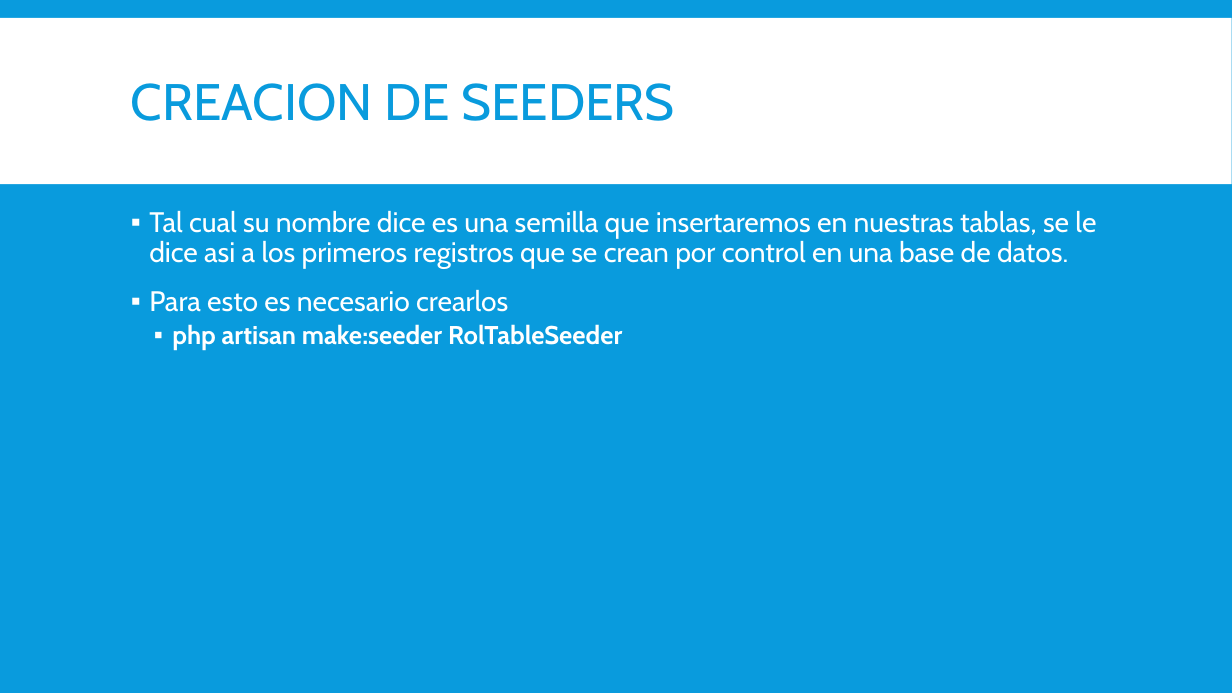
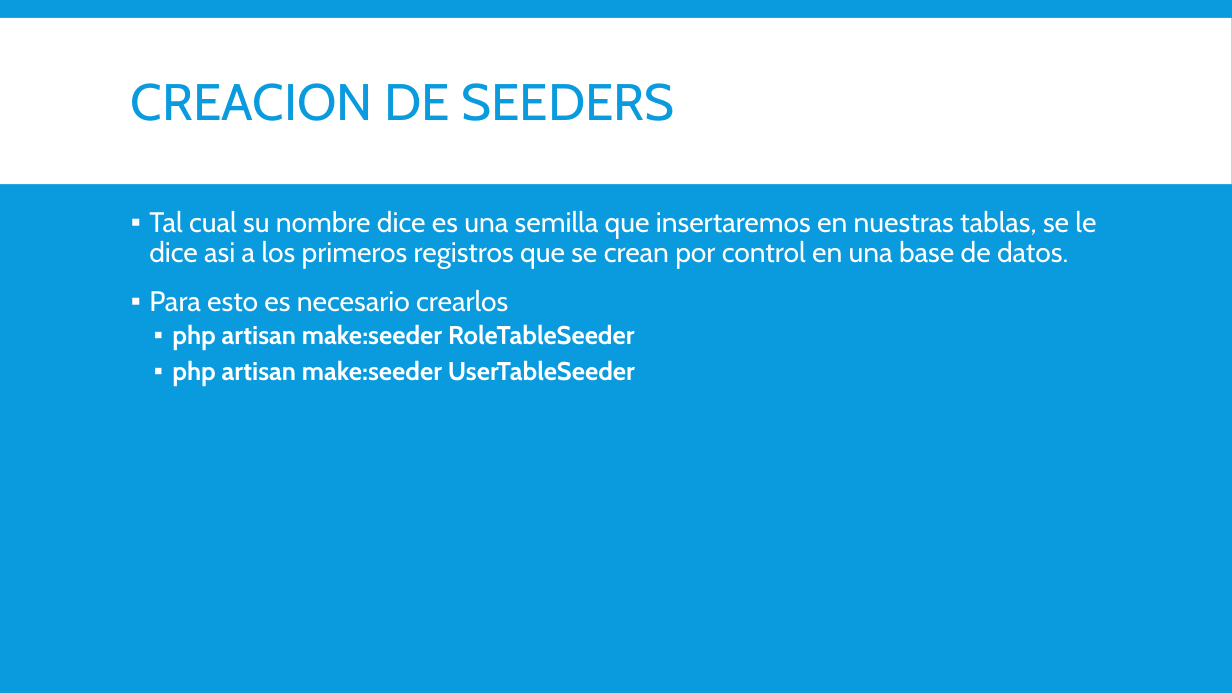
Before and after one commit to magoclown/PAPW2, a slide deck: slide 7 of Presentaciones/Creacion de Roles.pptx. Drawn at 1232x693 pixels with LibreOffice and Linux fonts; fonts in the diff are those of the drawing. Boxes give left, top, right and bottom in pixels: in the first picture for what was removed or moved away, otherwise in the second. Text is boxed around its words. In the diff, an @@ line names an element or a change of style, - is before the commit and + after.

Commit message:
Actualizacion de Creacion de Roles y se agrega proteccion CSRF

```diff
--- a/Presentaciones/Creacion de Roles.pptx
+++ b/Presentaciones/Creacion de Roles.pptx
@@ text at <box>172,324,635,385</box>: text changed @@
-  ▪ php artisan make:seeder RolTableSeeder
+  ▪ php artisan make:seeder RoleTableSeeder
+  ▪ php artisan make:seeder UserTableSeeder
```
Also in this commit, not shown: 6 other slides changed, 1 slide added, 1 other file.
